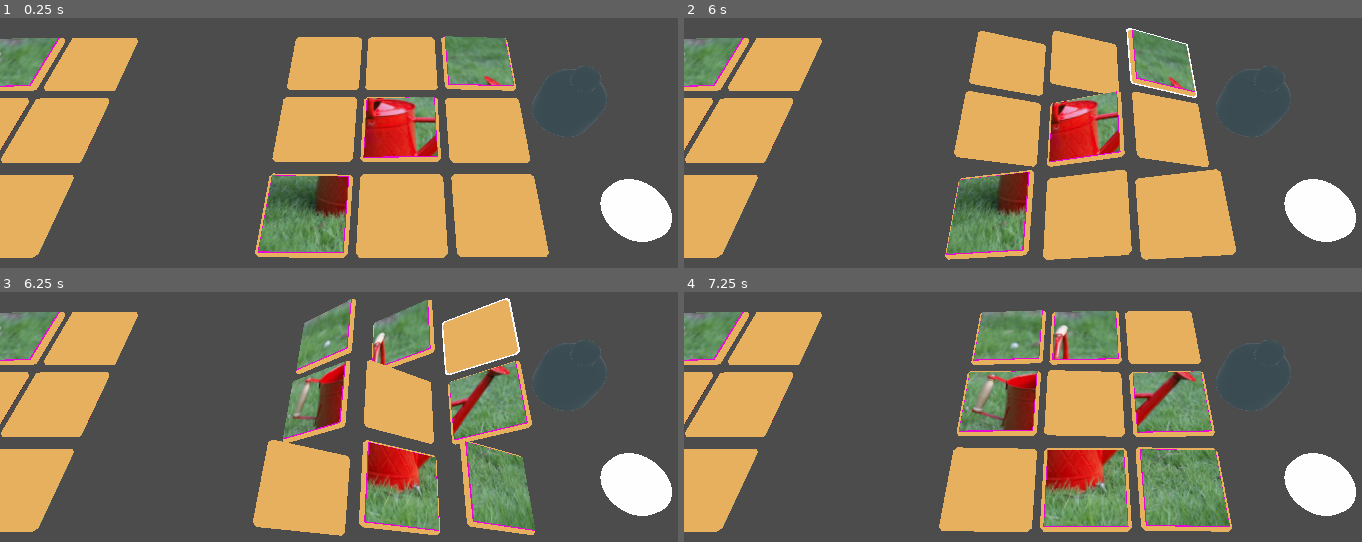
Above: before the commit, frames 1-4 (two rows, left to right).
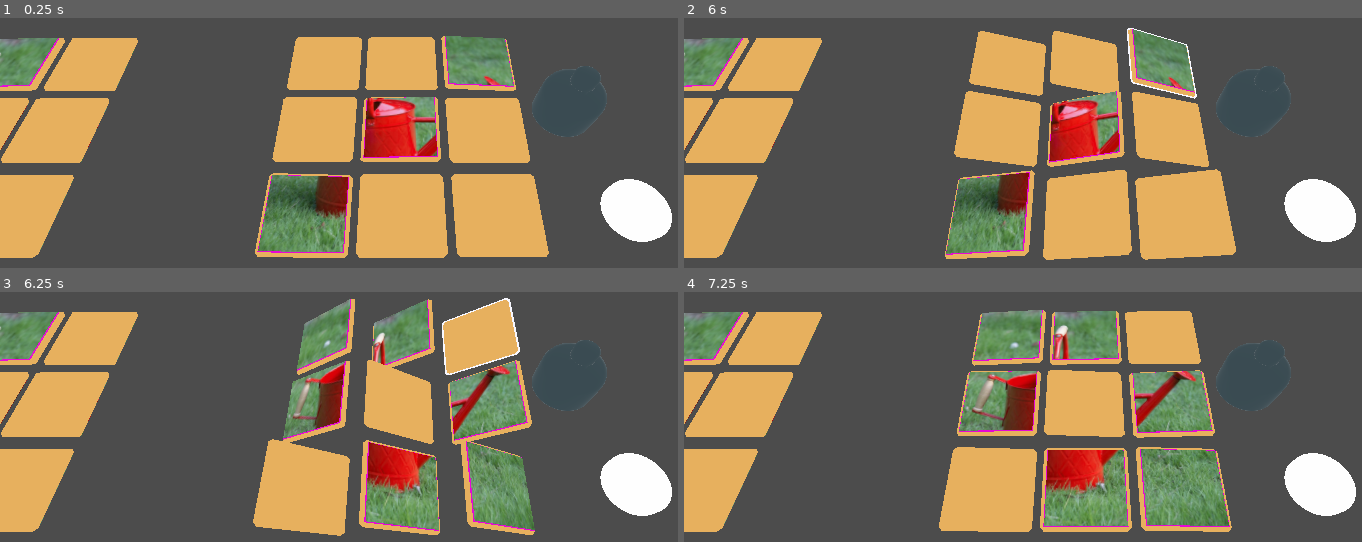
Above: after the commit, the same moments.

Repository: nheeb/OrbinTime
Game: Godot game, scene res://TileFlipPuzzleTest.tscn
Same seed, same stepped clock (60 frames per second), same inputs: the game is played once before the commit and once after it. This scene is started directly instead of the project's main scene. Sound files missing from this copy of the repository are replaced by a short silence.
Inputs (mouse positions are in pixels of both pictures, inside the frame that each line leads up to):
- Up to frame 1 (0.25 s): no input
- Up to frame 2 (6 s): tap Enter at 0.5, 2, 3.5 s; move the mouse to (1043, 265) at 0.52 s; tap E (ending) at 0.6, 1.55, 2.1, 3.05, 3.6, 4.55, 5.1 s; click (1043, 265) at 0.67 s; tap Space at 1.25, 2.75, 4.25 s; move the mouse to (1321, 243) at 1.27 s; tap T (clear_selection) at 1.35, 4.35 s; click (1321, 243) at 1.42 s; move the mouse to (846, 103) at 2.02 s; click (846, 103) at 2.17 s; move the mouse to (1124, 173) at 2.77 s; tap R (teleport_orb) at 2.85, 5.85 s; click (1124, 173) at 2.92 s; move the mouse to (961, 55) at 3.52 s; click (961, 55) at 3.67 s; move the mouse to (1260, 148) at 4.27 s; click (1260, 148) at 4.42 s; move the mouse to (921, 195) at 5.02 s; click (921, 195) at 5.17 s; move the mouse to (1165, 68) at 5.77 s; click (1165, 68) at 5.92 s
- Up to frame 3 (6.25 s): tap E (ending) at 6.05 s
- Up to frame 4 (7.25 s): move the mouse to (1043, 539) at 6.52 s; tap E (ending) at 6.6 s; click (1043, 539) at 6.67 s

The runs differ from the first frame. In frame 1, 0.2% of the frame differs, in the area x 0-77%, y 7-96%; in frame 2, 0.4%; in frame 3, 0.5%, in the area x 0-79%, y 2-98%; in frame 4, 0.5%.

Commit message:
whateverrr

Diff:
--- a/Level.gd
+++ b/Level.gd
@@ -87,9 +87,8 @@
 var max_move := .03
 var cam_global_pos : Vector3
 func _physics_process(_delta):
-#	if Input.is_action_just_pressed("ending"):
-#		move_camera_to_ending_pos()
-#		view_mode = false
+	if Input.is_action_just_pressed("ending"):
+		$Suitcase/Circles.queue_free()
 	if view_mode:
 		var mouse_pos := get_viewport().get_mouse_position()
 		mouse_pos.x = 2.0 * (float(mouse_pos.x) / get_viewport().size.x) - 1.0
--- a/Logic/Game.gd
+++ b/Logic/Game.gd
@@ -22,7 +22,7 @@
 	else:
 		if object.is_in_group("outlined"):
 			object.remove_from_group("outlined")
-	var outline_mat : ShaderMaterial = OUTLINE.duplicate(true)
+	var outline_mat : ShaderMaterial = OUTLINE#.duplicate(false)
 	outline_mat.set("shader_param/outline_width", width)
 	outline_mat.set("shader_param/outline_color", color)
 	var mesh_instances := fetch_all_child_mesh_instances(object)
@@ -40,7 +40,7 @@
 
 func make_materials_right(mi: MeshInstance):
 	if mi.get_surface_material(0) == null:
-		for i in mi.get_surface_material_count():
+		for i in range(mi.get_surface_material_count()):
 			if mi.mesh != null:
 				var surface_mat = mi.mesh.surface_get_material(i)
 				if surface_mat != null:
--- a/Objects/Orb.gd
+++ b/Objects/Orb.gd
@@ -76,6 +76,6 @@
 func _on_Orb_body_entered(body):
 	#print(body.name)
 	if body.name == "Wall":
-		if new > 0.22:
+		if new > 0.18:
 			$Klack.play()
 			#$Roll.stop()
--- a/Tile.gd
+++ b/Tile.gd
@@ -3,7 +3,7 @@
 export var flipped_in_beginning: bool = false
 
 onready var is_flipped := false
-export var random_flippiness = 5.5
+export var random_flippiness = 8.5
 onready var target_one = $Mesh.transform.rotated(Vector3.FORWARD, deg2rad(180.0 + (randf()-0.5)*random_flippiness))
 onready var target_two = $Mesh.transform.rotated(Vector3.FORWARD, deg2rad((randf()-0.5)*random_flippiness))
 
